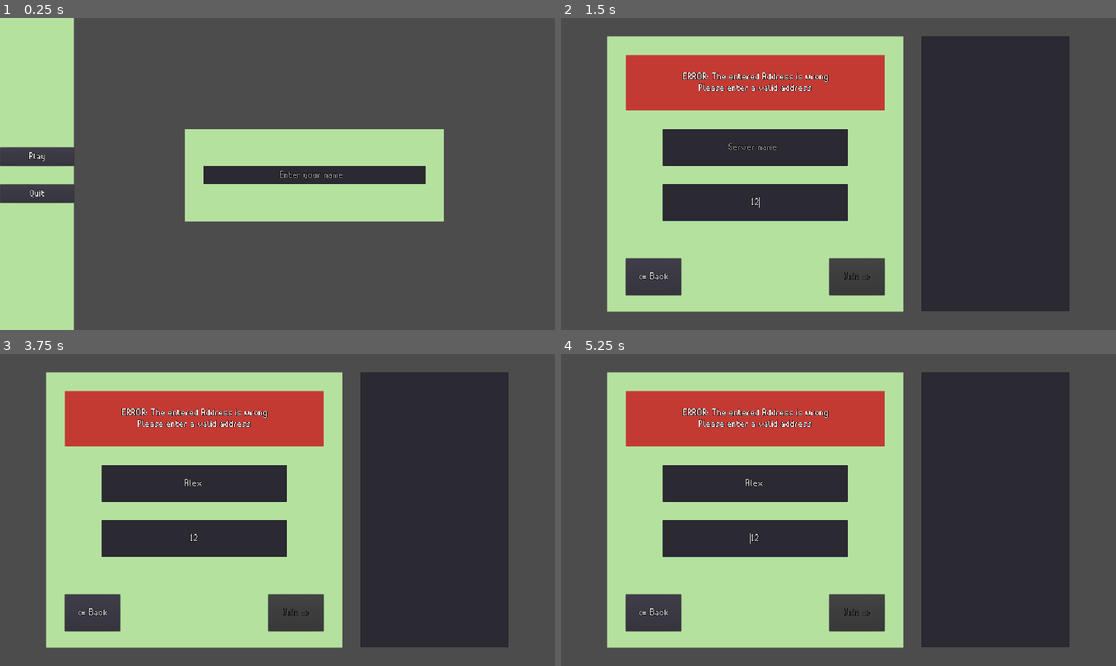
Above: before the commit, frames 1-4 (two rows, left to right).
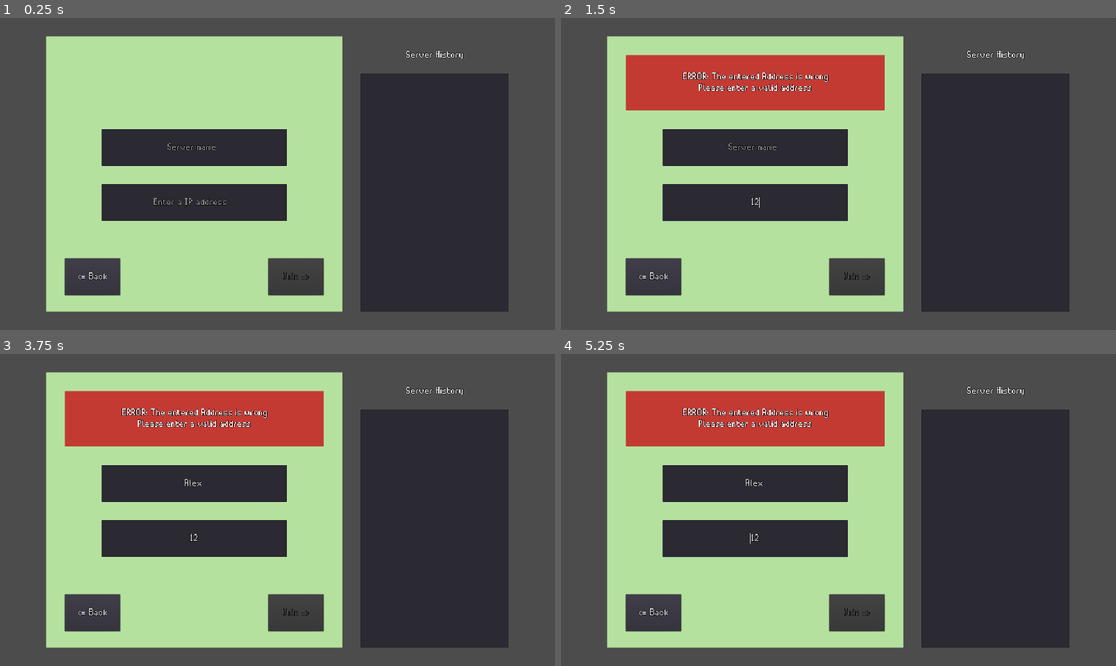
Above: after the commit, the same moments.

Repository: YoAMIOT/Boattle
Game: Godot game, scene res://scenes/UI/MainMenu.tscn
The game is run twice, just before and just after one commit, with the same random seed, the same clock (stepped at 60 frames per second) and the same inputs.
Inputs (mouse positions are in pixels of both pictures, inside the frame that each line leads up to):
- Up to frame 1 (0.25 s): no input
- Up to frame 2 (1.5 s): click (599, 155) at 0.5 s, where only the run before the commit has a clickable "Play"; click (755, 202) at 1.27 s; type "12" at 1.35 s
- Up to frame 3 (3.75 s): click (194, 481) at 1.5 s; type "Alex" at 1.58 s; click "<= Back" at 2 s; click (316, 510) at 2.77 s; type "Alex" at 2.85 s; click "Play" at 3.5 s
- Up to frame 4 (5.25 s): tap Enter at 4.25 s; move the mouse to (960, 494) at 4.27 s; click (960, 494) at 4.35 s; tap Space at 5 s; move the mouse to (727, 525) at 5.02 s; click (727, 525) at 5.1 s

The runs differ from the first frame. In frame 1, 68% of the frame differs, in the area x 0-92%, y 0-100%; in frame 2, 3.2%; in frame 3, 3.2%; in frame 4, 3.2%.

Commit message:
Saved Servers are now selectionnable

Diff:
--- a/Boattle/scenes/UI/MainMenu.tscn
+++ b/Boattle/scenes/UI/MainMenu.tscn
@@ -28,6 +28,7 @@
 }
 
 [node name="Menu" type="Control" parent="."]
+visible = false
 anchor_right = 1.0
 anchor_bottom = 1.0
 __meta__ = {
@@ -89,7 +90,6 @@
 }
 
 [node name="ServerMenu" type="Control" parent="."]
-visible = false
 anchor_right = 1.0
 anchor_bottom = 1.0
 __meta__ = {
@@ -205,11 +205,26 @@
 "_edit_use_anchors_": false
 }
 
-[node name="ServerList" type="ItemList" parent="ServerMenu"]
+[node name="HistoryLabel" type="Label" parent="ServerMenu"]
 anchor_right = 1.0
 anchor_bottom = 1.0
 margin_left = 1248.0
 margin_top = 64.0
+margin_right = -160.0
+margin_bottom = -888.0
+custom_fonts/font = ExtResource( 1 )
+text = "Server History"
+align = 1
+valign = 1
+__meta__ = {
+"_edit_use_anchors_": false
+}
+
+[node name="ServerList" type="ItemList" parent="ServerMenu"]
+anchor_right = 1.0
+anchor_bottom = 1.0
+margin_left = 1248.0
+margin_top = 192.0
 margin_right = -160.0
 margin_bottom = -64.0
 custom_fonts/font = ExtResource( 1 )
@@ -281,7 +296,7 @@
 position = Vector2( 960, 576 )
 scale = Vector2( 85.3333, 85.3333 )
 frames = SubResource( 1 )
-frame = 7
+frame = 3
 playing = true
 
 [node name="SuccessTimer" type="Timer" parent="Connecting"]
@@ -303,6 +318,7 @@
 [connection signal="pressed" from="ServerMenu/BackButton" to="." method="_on_BackButton_pressed"]
 [connection signal="text_changed" from="ServerMenu/IpAddress" to="." method="_on_IpAddress_text_changed"]
 [connection signal="text_changed" from="ServerMenu/ServerName" to="." method="_on_ServerName_text_changed"]
+[connection signal="item_selected" from="ServerMenu/ServerList" to="." method="_on_ServerList_item_selected"]
 [connection signal="timeout" from="Connecting/SuccessTimer" to="." method="_on_SuccessTimer_timeout"]
 [connection signal="timeout" from="Connecting/FailureTimer" to="." method="_on_FailureTimer_timeout"]
 [connection signal="timeout" from="Connecting/TimeOutTimer" to="." method="_on_TimeOutTimer_timeout"]
--- a/Boattle/scripts/MainMenu.gd
+++ b/Boattle/scripts/MainMenu.gd
@@ -123,3 +123,8 @@
 func refreshServerList():
 	get_node("ServerMenu/ServerList").clear();
 	fillServerList();
+
+func _on_ServerList_item_selected(index):
+	var selectedServer : String = get_node("ServerMenu/ServerList").get_item_text(index);
+	get_node("ServerMenu/ServerName").text = selectedServer;
+	get_node("ServerMenu/IpAddress").text= DataManager.ipDictionnary.get(selectedServer);
--- a/Boattle/scripts/singletons/DataManager.gd
+++ b/Boattle/scripts/singletons/DataManager.gd
@@ -32,5 +32,4 @@
 	var file : File = File.new();
 	file.open(serversFile, File.WRITE);
 	file.store_var(ipDictionnary);
-	print(ipDictionnary);
 	file.close();
